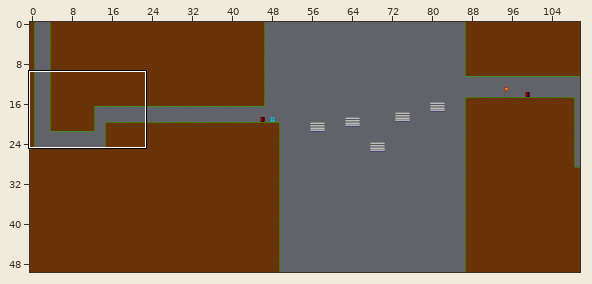
Tiled map, stored at assets/maps/level_3.tmx. The picture above shows the old version from afar; the outline marks the close-up.
Close-up. The starting point:
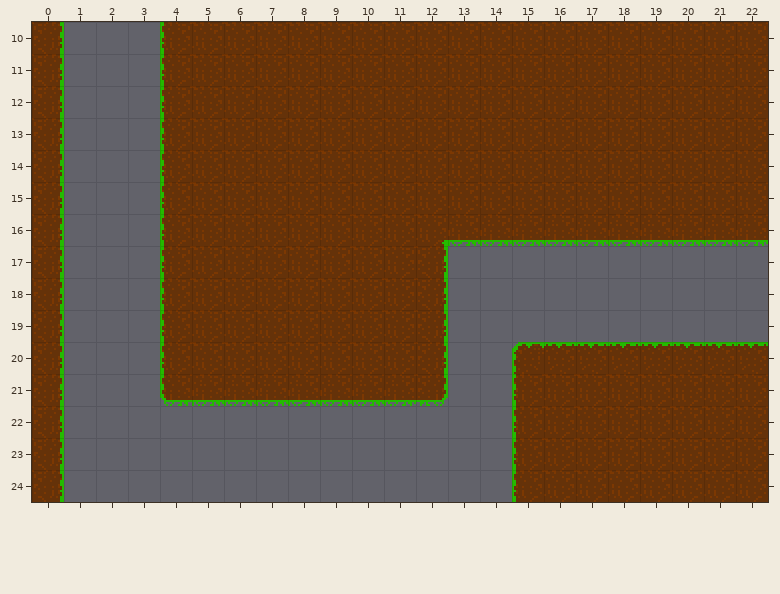
Cells are 48x48 px. Shown: x 0..22, y 10..24.
After the commit:
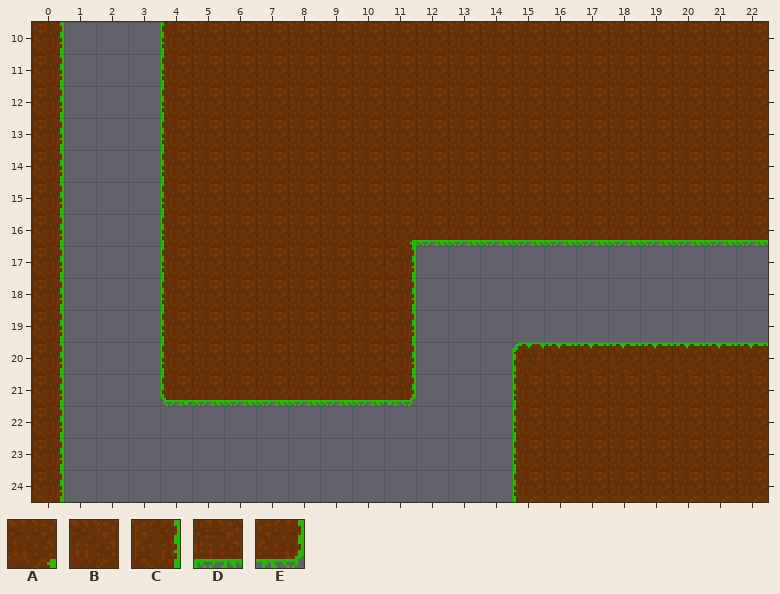
Key: from "tground": A 3, B 8, C 9, D 15, E 16.
_ is an empty cell.
Diff:
Layer "Tile Layer 1":
y 16: x 11..12 BA -> AD
y 17..20: x 11..12 BC -> C_
y 21: x 11..12 DE -> E_
